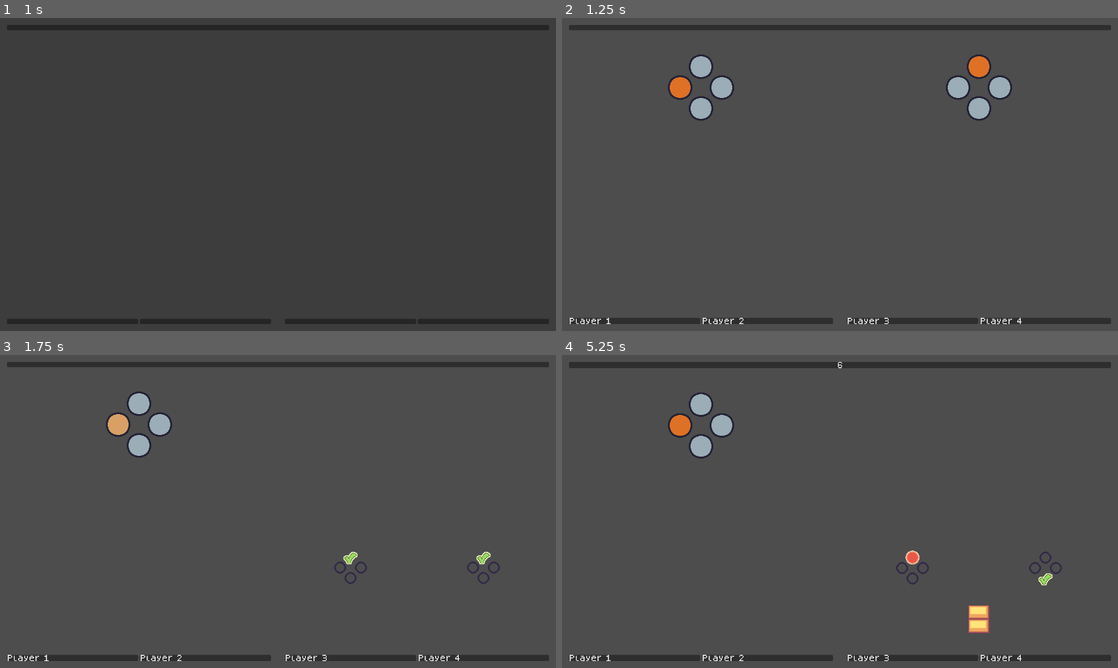
Above: before the commit, frames 1-4 (two rows, left to right).
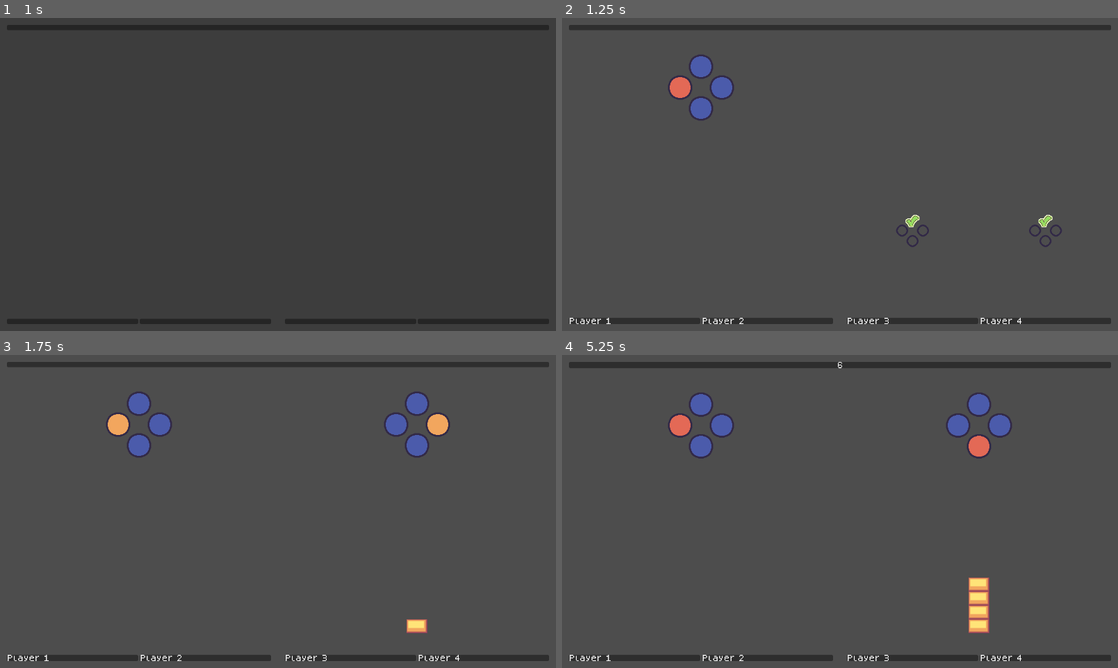
Above: after the commit, the same moments.

Repository: VileOar/js-final-proj
Game: Godot game, scene res://src/player_select/player_select.tscn
Two runs of this game, one before a commit and one after it. Both use one fixed random seed, a clock stepped at 60 frames per second and the inputs below. The engine's default icon, where the game draws it, is replaced by a stand-in: a white triangle on a blue panel in a dark square.
Inputs (mouse positions are in pixels of both pictures, inside the frame that each line leads up to):
- Up to frame 1 (1 s): click "Start Game" at 0.5 s
- Up to frame 2 (1.25 s): no input
- Up to frame 3 (1.75 s): move the mouse to (400, 495) at 1.27 s; hold D (coop_right) from 1.28 s (still down); click (400, 495) at 1.42 s
- Up to frame 4 (5.25 s): move the mouse to (728, 527) at 2.02 s; release D (coop_right) at 2.03 s; hold S (coop_down) 2.03-2.78 s; tap Enter at 2.75 s; move the mouse to (895, 442) at 2.77 s; hold D (coop_right) 2.78-3.53 s; move the mouse to (812, 574) at 3.52 s; hold W (coop_up) 3.53-4.28 s; click (812, 574) at 3.67 s; move the mouse to (1006, 558) at 4.27 s; hold A (coop_left) from 4.28 s (still down); move the mouse to (673, 464) at 5.02 s

Frame 1 is identical in both runs. In frame 2, 2.2% of the frame differs, in the area x 19-90%, y 11-74%; in frame 3, 2.3%; in frame 4, 2.5%, in the area x 19-90%, y 12-80%.

Commit message:
added penalty to round scores

Diff:
--- a/src/autoloads/Global.gd
+++ b/src/autoloads/Global.gd
@@ -40,6 +40,9 @@
 ## number of rounds in a game
 const NUM_ROUNDS = 5
 
+## round lose penalty multiplier
+const LOSE_PENALTY_MULTIPLIER = 0.5
+
 ## a global scope RNG
 var rng := RandomNumberGenerator.new()
 
--- a/src/data/payoff_matrix.gd
+++ b/src/data/payoff_matrix.gd
@@ -14,10 +14,10 @@
 ## set the matrix to its default value
 func reset() -> void:
 	_outcomes = [
-		[10,10],
-		[0,15],
-		[15,0],
-		[2,2]
+		[2,2],
+		[-2,4],
+		[4,-2],
+		[0,0]
 	]
 
 
--- a/src/dyad_game/ai_player.gd
+++ b/src/dyad_game/ai_player.gd
@@ -5,12 +5,12 @@
 extends Node
 class_name AIPlayer
 
-## maximum delay value before answer is submitted (dependent on Global timer, so that there is the chance for missing it
-const MAX_DELAY = Global.SECOND_ANSWER_TIMER * 1.5
+## maximum delay value before answer is submitted
+const MAX_DELAY = Global.SECOND_ANSWER_TIMER * 0.8
 ## chance of getting the wrong answer
-const WRONG_PROB = 0.2
+const WRONG_PROB = 0.05
 ## chance of cooperating when answering
-const COOP_PROB = 0.8
+const COOP_PROB = 0.9
 
 ## player index
 var _player_index = -1
--- a/src/round_game/round_game.gd
+++ b/src/round_game/round_game.gd
@@ -75,6 +75,9 @@
 	_dyad0.reset_dyad()
 	_dyad1.reset_dyad()
 
+	for stats in _round_stats:
+		(stats as PlayerStats).reset()
+
 	_round_results_screen.hide()
 
 	_anim.play("fade_in")
@@ -94,9 +97,27 @@
 		_round_stats[players[0]].add_score(payoffs_array[0])
 		_round_stats[players[1]].add_score(payoffs_array[1])
 
-	# actually add to the total scores
-	SharedData.add_player_score(players[0], _round_stats[players[0]].get_score())
-	SharedData.add_player_score(players[1], _round_stats[players[1]].get_score())
+
+## add points to players, with regard to lose penalty
+func _add_points_to_player() -> void:
+	var p0_score = _round_stats[0].get_score()
+	var p1_score = _round_stats[1].get_score()
+	var p2_score = _round_stats[2].get_score()
+	var p3_score = _round_stats[3].get_score()
+
+	if p0_score + p1_score > p2_score + p3_score:
+		# if dyad0 wins, player 2 and 3 receive penalty to their round score
+		p2_score *= Global.LOSE_PENALTY_MULTIPLIER
+		p3_score *= Global.LOSE_PENALTY_MULTIPLIER
+	else:
+		# else, player 0 and 1 do
+		p0_score *= Global.LOSE_PENALTY_MULTIPLIER
+		p1_score *= Global.LOSE_PENALTY_MULTIPLIER
+
+	SharedData.add_player_score(0, p0_score)
+	SharedData.add_player_score(1, p1_score)
+	SharedData.add_player_score(2, p2_score)
+	SharedData.add_player_score(3, p3_score)
 
 
 # ------------------------------
@@ -113,6 +134,7 @@
 		# solve points, regardless of UI
 		_solve_points(_dyad0)
 		_solve_points(_dyad1)
+		_add_points_to_player()
 
 		_round_results_screen.set_point_stacks(_dyad0.get_dyad_point_stack(), _dyad1.get_dyad_point_stack())
 
--- a/src/round_game/round_results/dyad_display/dyad_results_panel.gd
+++ b/src/round_game/round_results/dyad_display/dyad_results_panel.gd
@@ -83,7 +83,7 @@
 
 ## trigger ONCE the animation for solving a point[br]
 ## this screen doesn't need to know or add the actual score to data, it just needs to know what to diplay
-func solve_single_point(outcome_mask : int, p1_added_score : int, p2_added_score : int):
+func solve_single_point(outcome_mask : int, p1_added_score : int, p2_added_score : int) -> void:
 
 	_payoff_grid.trigger_outcome_anim(outcome_mask, _anim_speed)
 
@@ -97,3 +97,9 @@
 	# set the total scores on the player panels
 	_p1_panel.add_score(p1_added_score)
 	_p2_panel.add_score(p2_added_score)
+
+
+## spawn penalty numbers on this dyad
+func display_penalty() -> void:
+	_p1_panel.apply_penalty(get_parent(), _score_number_scene)
+	_p2_panel.apply_penalty(get_parent(), _score_number_scene)
--- a/src/round_game/round_results/dyad_display/player_score_panel.gd
+++ b/src/round_game/round_results/dyad_display/player_score_panel.gd
@@ -34,7 +34,7 @@
 
 ## spawn a number with the added points[br]
 ## target_node specifies where to add the new number
-func spawn_number(target_node : Node, score_number_scene : PackedScene, added_score) -> void:
+func spawn_number(target_node : Node, score_number_scene : PackedScene, added_score : int) -> void:
 	# spawn score indicator
 	var score = score_number_scene.instantiate() as ScoreNumber
 	var pos = get_global_rect().get_center() + Vector2(0, -128)
@@ -42,6 +42,18 @@
 	target_node.add_child(score)
 
 
+func apply_penalty(target_node : Node, score_number_scene : PackedScene) -> void:
+	# apply penalty
+	_score_value *= Global.LOSE_PENALTY_MULTIPLIER
+	# display penalty
+	var score = score_number_scene.instantiate() as ScoreNumber
+	var pos = get_global_rect().get_center() + Vector2(0, -128)
+	score.start_penalty(pos, Global.LOSE_PENALTY_MULTIPLIER)
+	target_node.add_child(score)
+
+	_update_score_ui()
+
+
 ## update the ui of scores
 func _update_score_ui() -> void:
 	_score.text = str(_score_value)
--- a/src/round_game/round_results/dyad_display/score_number.gd
+++ b/src/round_game/round_results/dyad_display/score_number.gd
@@ -2,18 +2,20 @@
 extends Node2D
 class_name ScoreNumber
 
-var speed = 320 # px/sec
+var _speed = 320 # px/sec
+
+var _penalty = false
 
 
 func _physics_process(delta: float) -> void:
-	if speed < 100:
+	if _speed < (10 if _penalty else 100):
 		modulate.a -= 0.02
 		if modulate.a <= 0:
 			queue_free()
-	if speed > 5:
-		speed *= 0.9
+	if _speed > 5:
+		_speed *= 0.9
 
-	position.y -= speed * delta
+	position.y -= _speed * delta
 
 
 func start(pos : Vector2, value : int) -> void:
@@ -22,3 +24,12 @@
 		$Label.text = "+%s" % [value]
 	else:
 		$Label.text = str(value)
+
+
+func start_penalty(pos : Vector2, penalty : float) -> void:
+	global_position = pos
+	$Label.text = "-%s%%" % [100*(1-penalty)]
+	$Label.add_theme_color_override("font_color", Color("ff6b97"))
+	($Label as Label).add_theme_font_size_override("font_size", 24)
+	_speed = 180
+	_penalty = true
--- a/src/round_game/round_results/round_results_screen.gd
+++ b/src/round_game/round_results/round_results_screen.gd
@@ -159,10 +159,18 @@
 		await get_tree().create_timer(1.0).timeout
 		var score0 = _round_stats[0].get_score() + _round_stats[1].get_score()
 		var score1 = _round_stats[2].get_score() + _round_stats[3].get_score()
-		if score0 > score1:
+		var dyad0_wins = score0 > score1
+		if dyad0_wins:
 			_dyad0_results.set_win_lose(true)
 			_dyad1_results.set_win_lose(false)
 		else:
 			_dyad0_results.set_win_lose(false)
 			_dyad1_results.set_win_lose(true)
+		await get_tree().create_timer(0.8).timeout
+
+		if dyad0_wins:
+			_dyad1_results.display_penalty()
+		else:
+			_dyad0_results.display_penalty()
+
 		_set_advanceable()
Binary file changed: assets/aseprite/direction_prompt.aseprite
Not shown, added: assets/aseprite/direction_prompt.png.import
Binary file changed: assets/gfx/dyad_game/direction_prompt.png
